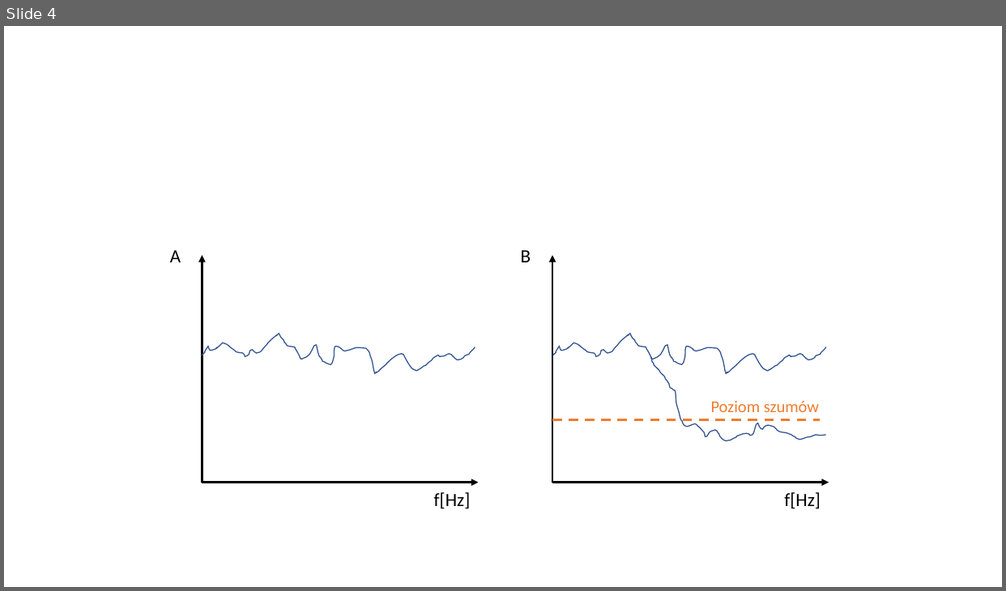
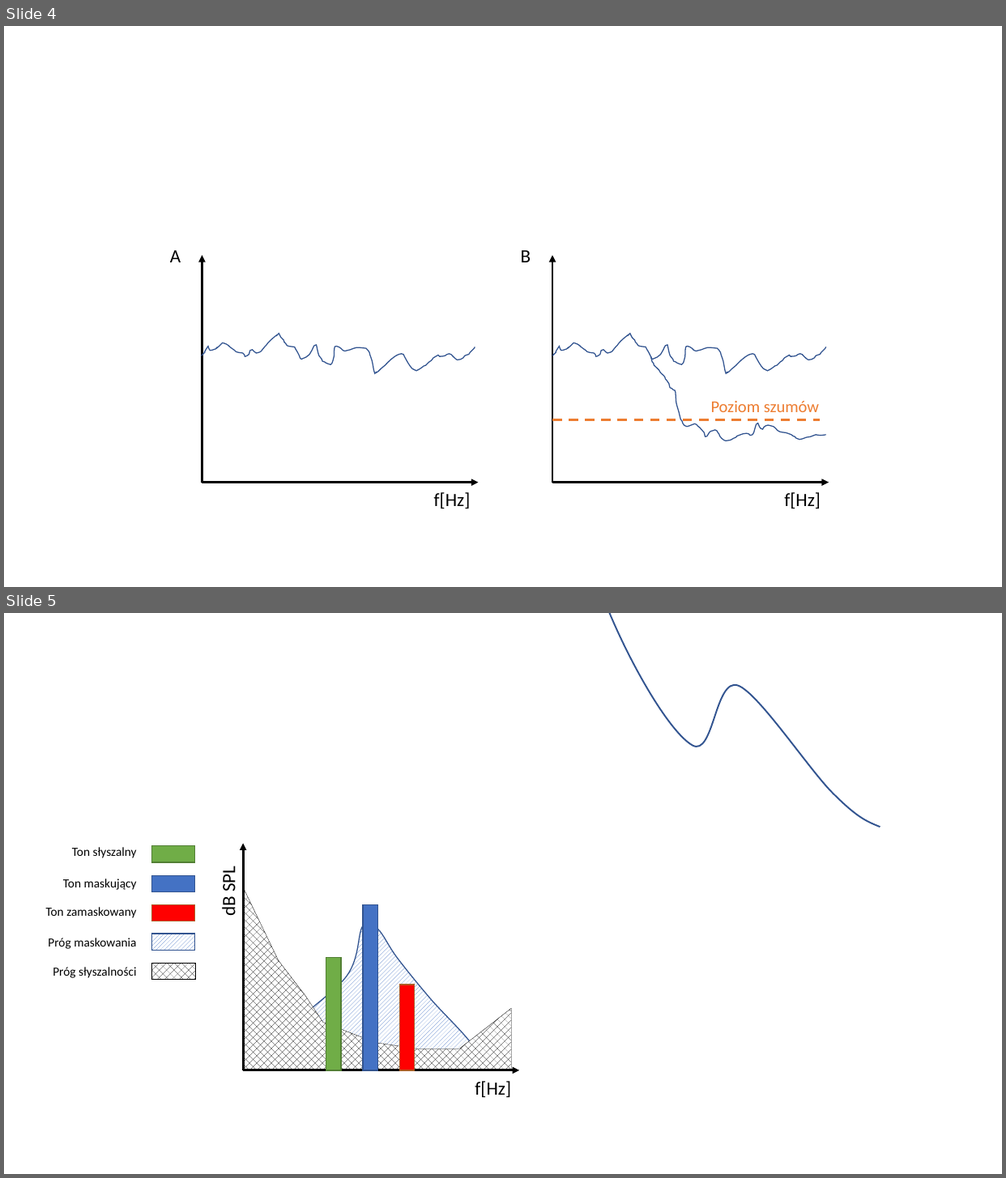
Before and after one commit to Reddius/dyplom_pliki, a slide deck: Prezentacja1.pptx. Shown one above the other, each under a label of ours: slide 4 before the commit, slides 4 and 5 after it. The pictures are 1006x591 and 1006x1178 pixels, drawn with LibreOffice and Linux fonts; fonts in the diff are those of the drawing. Boxes give left, top, right and bottom in pixels: in the first picture for what was removed or moved away, otherwise in the second. Text is boxed around its words. In the diff, an @@ line names an element or a change of style, - is before the commit and + after.

```diff
--- a/Prezentacja1.pptx
+++ b/Prezentacja1.pptx
@@ slide 5 added at (x1=4, y1=613, x2=1002, y2=1174), background #FFFFFF @@
@@ freeform shape added at (x1=610, y1=613, x2=880, y2=827), outline #325491 1.5 pt @@
@@ text added at (x1=72, y1=847, x2=137, y2=858), 12 pt, text #000000 @@
+Ton słyszalny
@@ rectangle added at (x1=152, y1=846, x2=196, y2=863), fill #70AD47, outline #538035 1 pt @@
@@ arrow added from (243, 1071) to (243, 844), #000000 2.25 pt @@
@@ text added at (x1=63, y1=879, x2=137, y2=890), 12 pt, text #000000 @@
+Ton maskujący
@@ rectangle added at (x1=152, y1=875, x2=196, y2=892), fill #4472C4, outline #325491 1 pt @@
@@ text added at (x1=217, y1=869, x2=240, y2=915), 18 pt, text #000000 @@
+dB SPL
@@ freeform shape added at (x1=243, y1=888, x2=511, y2=1071), fill pattern #000000 on #FFFFFF, outline #000000 0.25 pt @@
@@ text added at (x1=46, y1=907, x2=136, y2=918), 12 pt, text #000000 @@
+Ton zamaskowany
@@ rectangle added at (x1=152, y1=905, x2=196, y2=922), fill #FF0000, outline #AF5C24 1 pt @@
@@ freeform shape added at (x1=284, y1=922, x2=481, y2=1066), fill pattern #4472C4 on #FFFFFF, outline #325491 1 pt @@
@@ rectangle added at (x1=363, y1=905, x2=377, y2=1071), fill #4472C4, outline #325491 1 pt @@
@@ text added at (x1=48, y1=938, x2=136, y2=949), 12 pt, text #000000 @@
+Próg maskowania
@@ rectangle added at (x1=152, y1=934, x2=196, y2=951), fill pattern #4472C4 on #FFFFFF, outline #325491 1 pt @@
@@ text added at (x1=53, y1=967, x2=136, y2=978), 12 pt, text #000000 @@
+Próg słyszalności
@@ rectangle added at (x1=152, y1=964, x2=196, y2=980), fill pattern #000000 on #FFFFFF, outline #000000 0.5 pt @@
@@ rectangle added at (x1=326, y1=957, x2=341, y2=1071), fill #70AD47, outline #538035 1 pt @@
@@ rectangle added at (x1=399, y1=985, x2=414, y2=1071), fill #FF0000, outline #AF5C24 1 pt @@
@@ arrow added from (243, 1071) to (519, 1071), #000000 2.25 pt @@
@@ text added at (x1=475, y1=1081, x2=511, y2=1097), 18 pt, text #000000 @@
+f[Hz]
```
Also in this commit, not shown: 3 other files.
